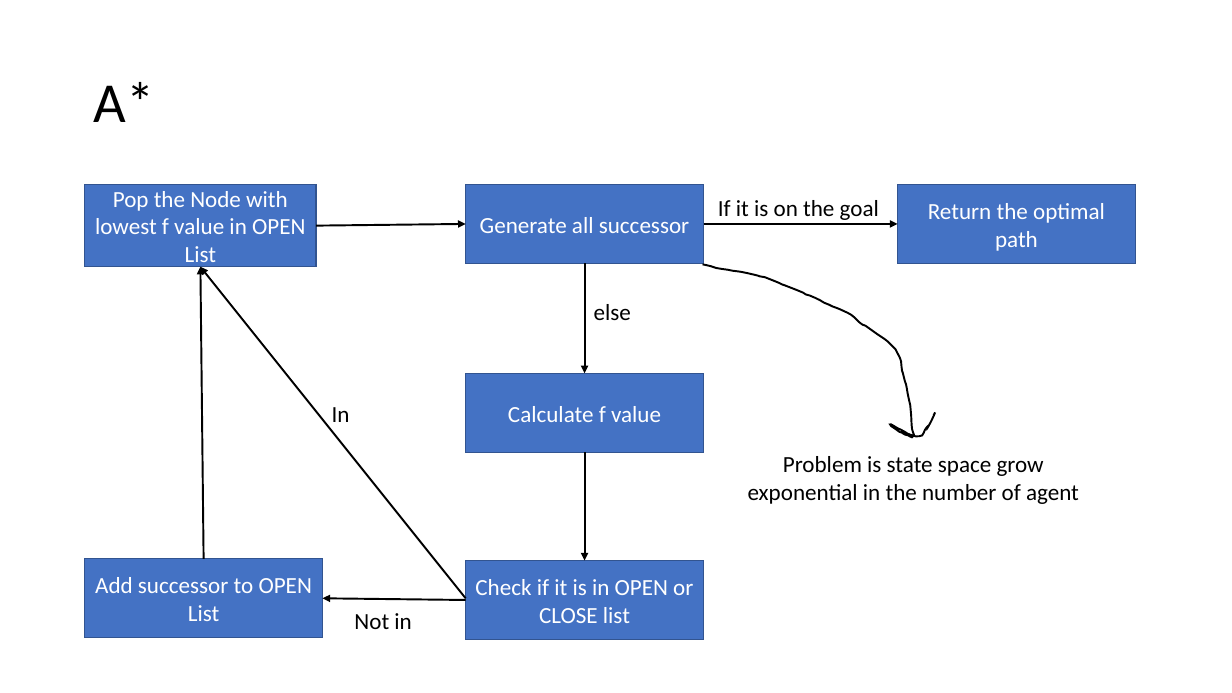
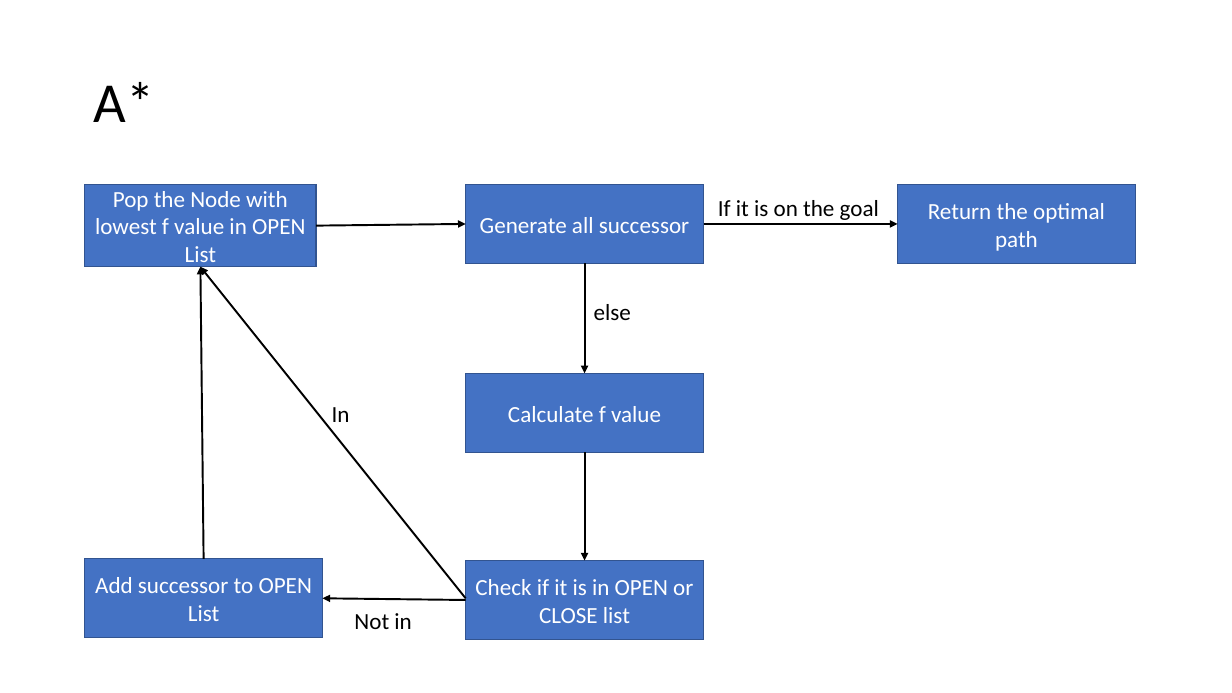
Before and after one commit to DemirDorukDilek/CBS, a slide deck: slide 3 of dahahilipls.pptx. Drawn at 1232x693 pixels with LibreOffice and Linux fonts; fonts in the diff are those of the drawing. Boxes give left, top, right and bottom in pixels: in the first picture for what was removed or moved away, otherwise in the second. Text is boxed around its words. In the diff, an @@ line names an element or a change of style, - is before the commit and + after.

```diff
--- a/dahahilipls.pptx
+++ b/dahahilipls.pptx
@@ freeform shape removed at [702,264,935,437] @@
@@ text removed at [748,456,1079,504] @@
-Problem is state space grow exponential in the number of agent
```
Also in this commit, not shown: 10 slides added, 1 slide removed.
